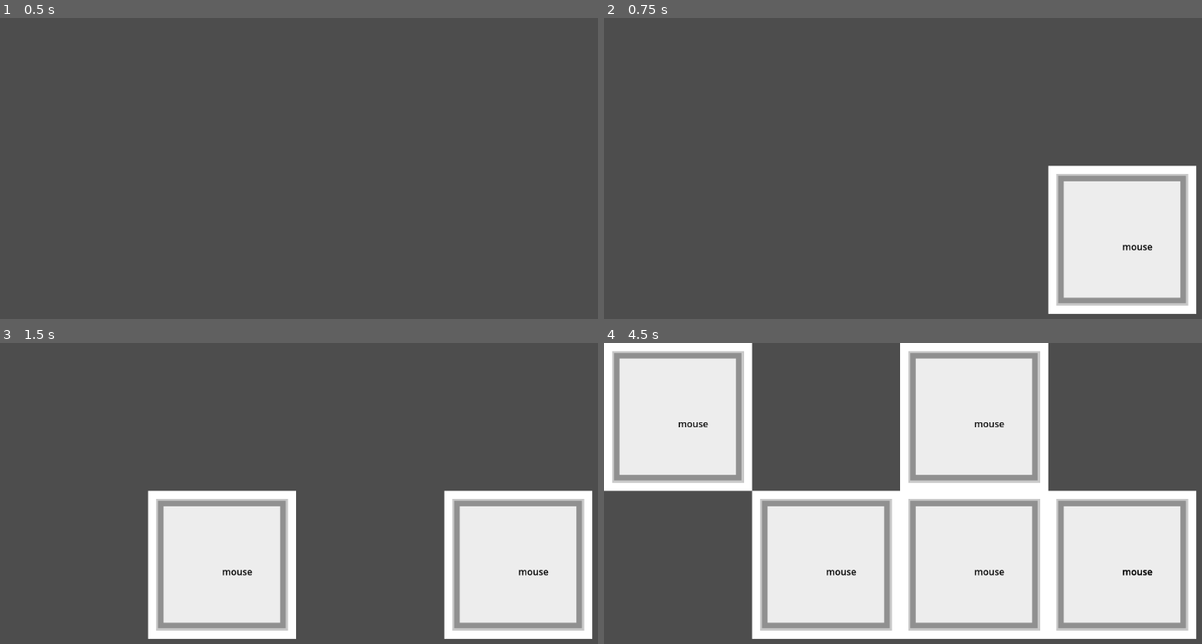
Above: before the commit, frames 1-4 (two rows, left to right).
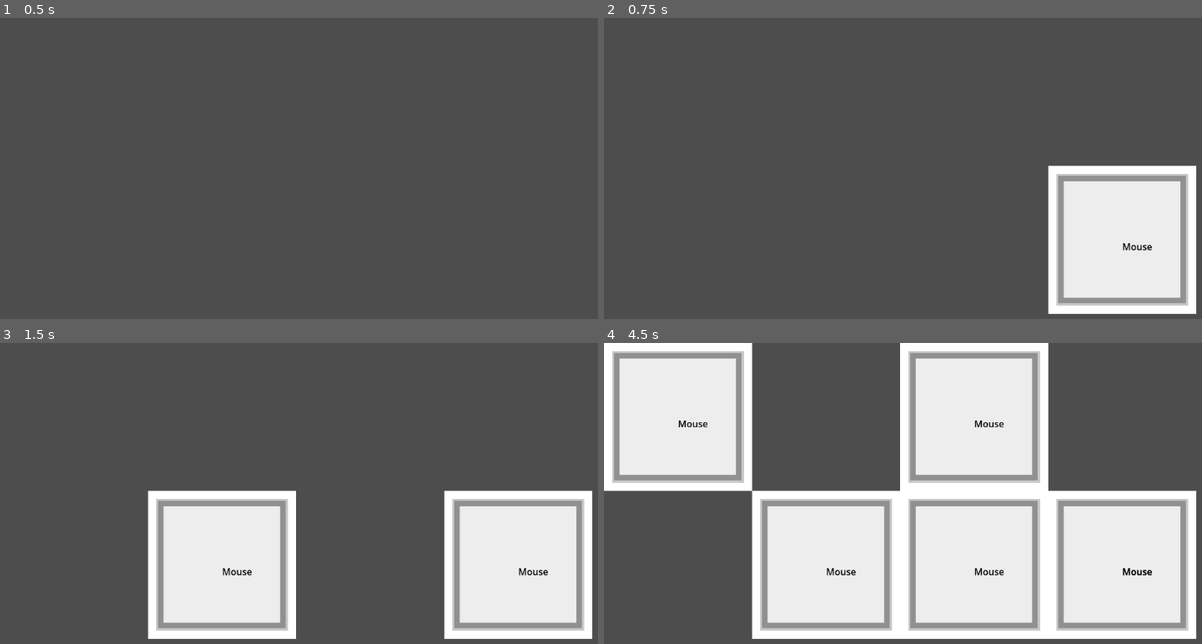
Above: after the commit, the same moments.

Repository: koljapluemer/vocab-city
Game: Godot game, scene res://scenes/map.tscn
Two runs of this game, one before a commit and one after it. Both use one fixed random seed, a clock stepped at 60 frames per second and the inputs below.
Inputs (mouse positions are in pixels of both pictures, inside the frame that each line leads up to):
- Up to frame 1 (0.5 s): no input
- Up to frame 2 (0.75 s): tap Enter at 0.5 s; move the mouse to (1082, 186) at 0.52 s; click (1082, 186) at 0.6 s
- Up to frame 3 (1.5 s): tap Space at 1.25 s; move the mouse to (197, 547) at 1.27 s; click (197, 547) at 1.35 s
- Up to frame 4 (4.5 s): tap Enter at 2, 3.5 s; move the mouse to (1004, 448) at 2.02 s; click (1004, 448) at 2.1 s; tap Space at 2.75, 4.25 s; move the mouse to (903, 604) at 2.77 s; click (903, 604) at 2.85 s; move the mouse to (1136, 586) at 3.52 s; click (1136, 586) at 3.6 s; move the mouse to (735, 475) at 4.27 s; click (735, 475) at 4.35 s

Frame 1 is identical in both runs. In frame 2, less than 0.1% of the frame differs, in the area x 86-92%, y 74-78%; in frame 3, 0.1%; in frame 4, 0.3%, in the area x 12-92%, y 25-78%.

Commit message:
use class to build map tile

Diff:
--- a/scenes/classes/Vocab.gd
+++ b/scenes/classes/Vocab.gd
@@ -2,3 +2,11 @@
 
 var native_word: String;
 var target_word: String;
+var x: int;
+var y: int;
+
+func _init(in_native_word, in_target_word, in_x, in_y):
+	native_word = in_native_word
+	target_word = in_target_word
+	x = in_x
+	y = in_y
--- a/scenes/map.gd
+++ b/scenes/map.gd
@@ -8,8 +8,11 @@
 func _physics_process(_delta):
 	if (Input.is_action_just_pressed("mb_left")):
 		var tile: Vector2 = local_to_map(get_global_mouse_position())
-		set_cell(0, tile, 0, Vector2(0, 0))
+
+		var vocab = Vocab.new("Maus", "Mouse", tile.x, tile.y)
+
+		set_cell(0, Vector2(vocab.x, vocab.y), 0, Vector2(0, 0))
 		var targetLabel = targetLabelPrefab.instantiate()
 		targetLabel.set_position(map_to_local(tile))
-		targetLabel.text = "mouse"
+		targetLabel.text = vocab.target_word
 		add_child(targetLabel)
--- a/scenes/map.tscn
+++ b/scenes/map.tscn
@@ -12,7 +12,7 @@
 tile_size = Vector2i(256, 256)
 sources/0 = SubResource("TileSetAtlasSource_v4w4g")
 
-[node name="Node2D" type="Node2D"]
+[node name="Game" type="Node2D"]
 
 [node name="TileMap" type="TileMap" parent="."]
 tile_set = SubResource("TileSet_8lkn6")
